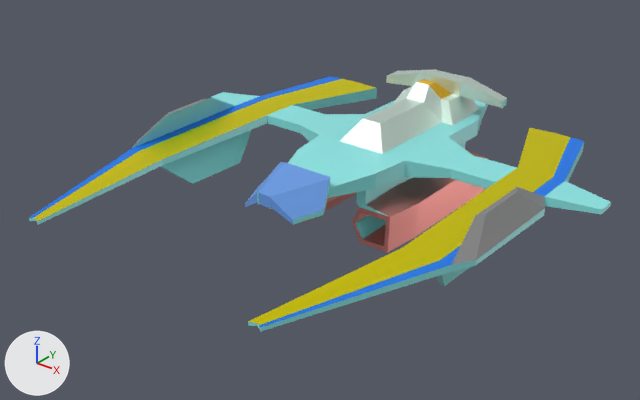
What one commit did to the glTF model plane1.glb.
Both versions are drawn from a 50 mm lens placed at (14.89, -21.85, 10.77), pointed at (-0.29, -2.88, -0.99). Lighting does not change. The marker at lower left points along +X, +Y and +Z. Where no turn or scale is listed for an object, it has been applied to the vertices. Vertices at the same position are counted once.
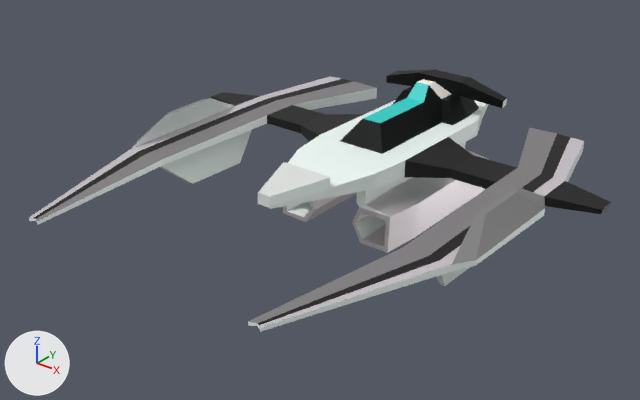
The newer file is also turned or shifted as a whole; pictures and numbers use the older file's frame.

Boxes (x1, y1, x2, y2) around the edits, measured in the pictures (640 x 400 px):
'Cube', recoloured, reshaped
    both: (29, 69, 611, 331)
part 1 of me_cube, cut back
    before: (245, 162, 330, 225)
    after: (258, 162, 330, 206)
part 2 of me_cube, recoloured (cyan to black)
    both: (211, 92, 611, 214)
part 3 of me_cube, recoloured (yellow to black)
    both: (34, 79, 570, 325)
part 4 of me_cube, recoloured (white to cyan)
    both: (363, 82, 429, 123)

The change in detail:
Material 'Material' (mat_material) changes colour from cyan #8de7e6 to white #f5fffb; in linear values from (0.266, 0.8, 0.791) to (0.91, 1.0, 0.965).
Material 'Material1' (mat_material1) changes colour from yellow #fff40a to grey #b7b3b6; in linear values from (1.0, 0.904, 0.00312) to (0.472, 0.448, 0.466).
Material 'Material2' (mat_material2) changes colour from blue #0076e7 to light grey #c9c2c8; in linear values from (0.0, 0.18, 0.8) to (0.581, 0.541, 0.58).
Material 'Material4' (mat_material4) changes colour from white #edfff5 to black #232625; in linear values from (0.849, 1.0, 0.916) to (0.0172, 0.0195, 0.0183).
Material 'Material5' (mat_material5) changes colour from pink #ec9892 to white #ece5e8; in linear values from (0.838, 0.315, 0.288) to (0.838, 0.78, 0.81).
Material 'Material6' (mat_material6) changes colour from yellow #e7b400 to white #fffaf3; in linear values from (0.8, 0.459, 0.0) to (1.0, 0.958, 0.899).
Material 'Material8' (mat_material8) changes colour from blue #699de7 to white #e4e7e3; in linear values from (0.142, 0.336, 0.8) to (0.776, 0.8, 0.77).
Material 'Center' (mat_center) is new.
Its base color is (0.0188, 0.617, 0.582) (cyan #25cec9).
Material 'Material_Wings' (mat_material_wings) is new.
Its base color is (0.0, 0.0, 0.0) (black #000000).
Material 'Material.001' (mat_material_001) is new.
Its base color is (0.0, 0.0, 0.0) (black #000000).
me_cube is used by ob_cube; location (0.0, 0.0, 0.0).
me_cube had 462 vertices, 920 faces and spanned x -7.4..7.4, y -10.2..5.7, z -2.2..1.5.
me_cube now has 450 vertices, 896 faces and spans x -7.4..7.4, y -10.2..5.7, z -2.2..1.5.
Part 1, on me_cube:
12 vertices are removed from x -1.2..1.3, y -5.7..-3.9, z -0.4..0.4.
44 faces are deleted.
2 vertices move within x -0.9..0.9, y -3.9, z 0.4.
9 new faces join them, mat_material (white #f5fffb).
11 new faces join them, mat_material8 (white #e4e7e3).
me_cube part 2: 64 faces spanning x -7.4..7.4, y -1.2..1.2, z -0.3..0.3 switch from mat_material (cyan #8de7e6) to mat_material_wings (black #000000).
me_cube part 3: 18 faces spanning x -5.5..5.5, y -10.2..4.0, z 0.0..0.2 switch from mat_material1 (yellow #fff40a) to mat_material_001 (black #000000).
me_cube part 4: 12 faces spanning x -0.3..0.3, y -0.7..2.2, z 1.0..1.5 switch from mat_material4 (white #edfff5) to mat_center (cyan #25cec9).
